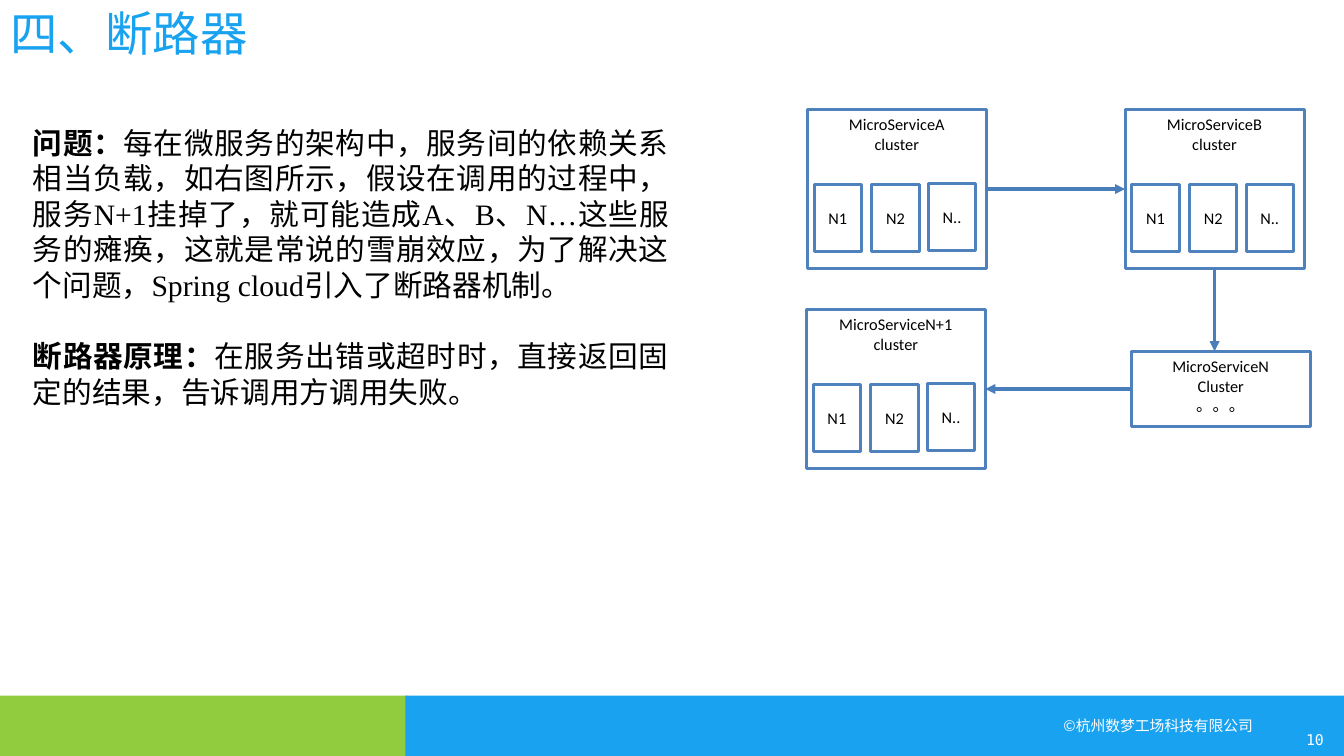
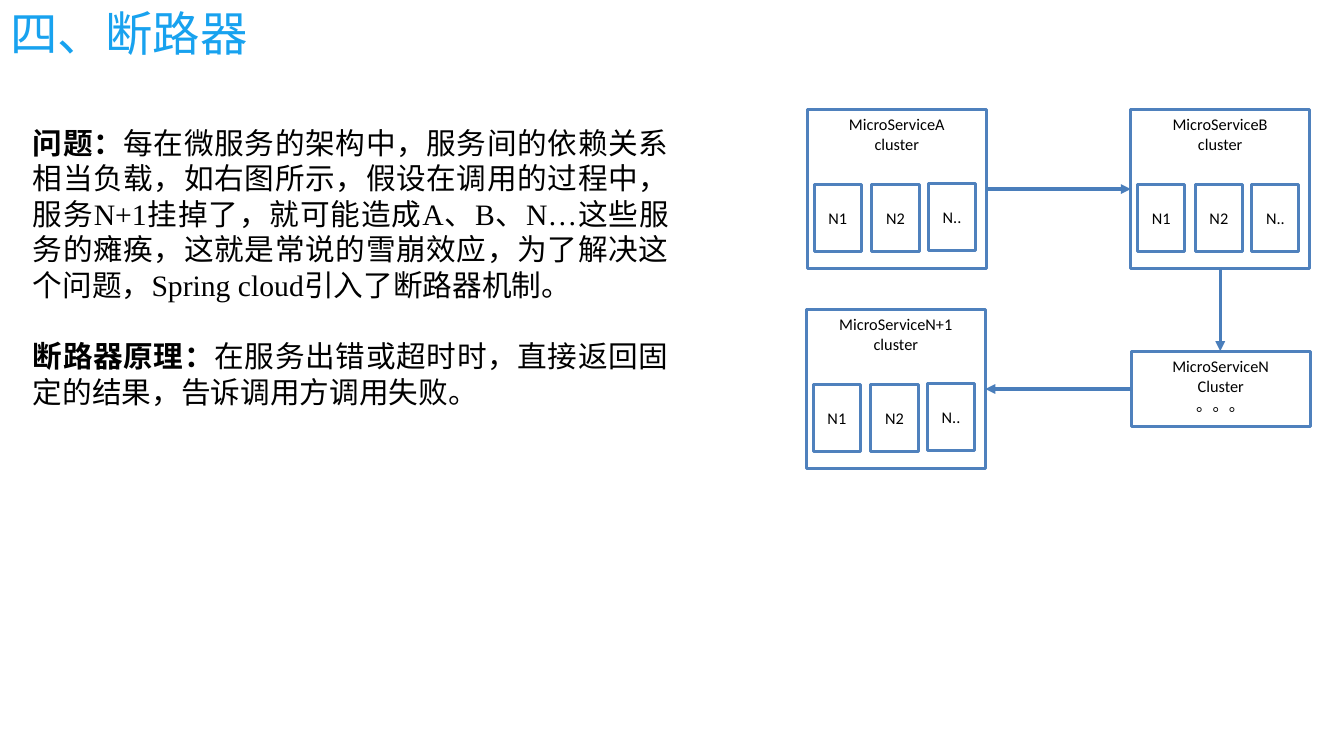
Before and after one commit to kuailewangzi1212/docs, a slide deck: slide 11 of spring cloud/spring cloud.pptx (slide 10 before the commit). Drawn at 1344x756 pixels with LibreOffice and Linux fonts; fonts in the diff are those of the drawing; background and template pictures are left out. Boxes give left, top, right and bottom in pixels: in the first picture for what was removed or moved away, otherwise in the second. Text is boxed around its words. In the diff, an @@ line names an element or a change of style, - is before the commit and + after.

```diff
--- a/spring cloud/spring cloud.pptx
+++ b/spring cloud/spring cloud.pptx
@@ arrow moved from (987, 189) - (1125, 189) to (987, 189) - (1131, 189) @@
@@ 4 rectangles, 1 arrow: place and size @@
-4 rectangles, 1 arrow at bbox=[1125, 110, 1305, 351]
+4 rectangles, 1 arrow at bbox=[1131, 110, 1310, 351]
@@ rectangle removed at bbox=[0, 695, 407, 756] @@
@@ rectangle removed at bbox=[405, 695, 1344, 756] @@
@@ text removed at bbox=[1063, 718, 1252, 732] @@
-©杭州数梦工场科技有限公司
@@ page number removed at bbox=[1306, 734, 1324, 746] @@
-10
```
Also in this commit, not shown: 23 other slides changed, 3 slides added, 1 slide removed, 5 other files.
